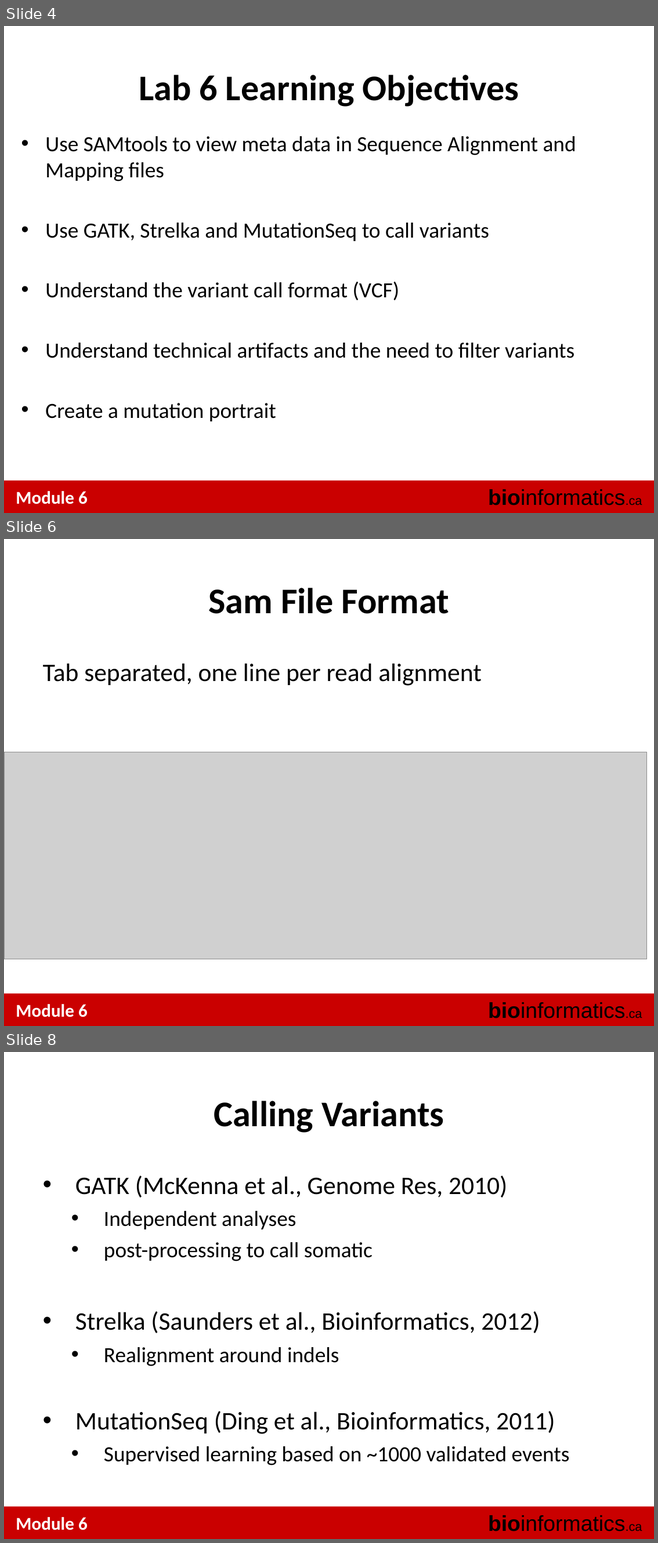
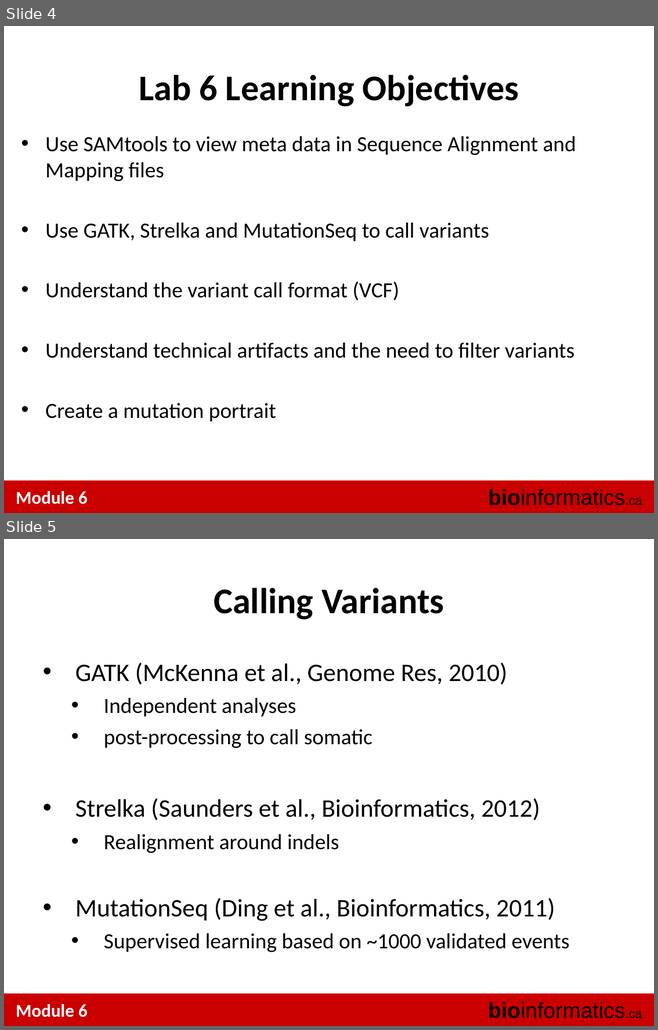
Before and after one commit to tinyheero/BICG-2016, a slide deck: snvs/content/BiCG_2012_Module6_Lab_shah.ppt. Shown one above the other, each under a label of ours: slides 4, 6 and 8 before the commit, slides 4 and 5 after it; the slides between them are not shown. The pictures are 658x1543 and 658x1030 pixels, drawn with LibreOffice and Linux fonts; fonts in the diff are those of the drawing; grey boxes stand for pictures. Boxes give left, top, right and bottom in pixels: in the first picture for what was removed or moved away, otherwise in the second. Text is boxed around its words. In the diff, an @@ line names an element or a change of style, - is before the commit and + after.

```diff
--- a/snvs/content/BiCG_2012_Module6_Lab_shah.ppt
+++ b/snvs/content/BiCG_2012_Module6_Lab_shah.ppt
@@ slide 6 removed at [4,539,654,1026], background #FFFFFF; not listed: 3 template elements that a slide beside it also shows @@
@@ title removed at [209,588,448,614] @@
-Sam File Format
@@ text removed at [43,663,481,686] @@
-Tab separated, one line per read alignment
@@ picture removed at [4,752,647,959] @@
@@ what was slide 8 is now slide 5 @@
```
Also in this commit, not shown: 2 other slides removed, 1 other file.
